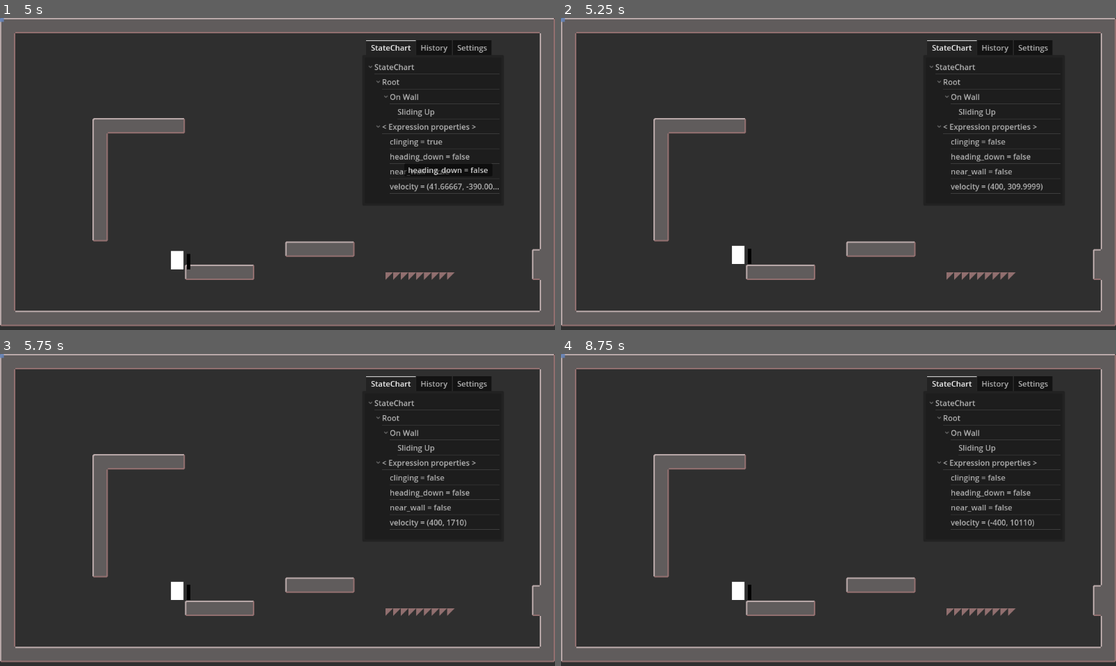
Above: before the commit, frames 1-4 (two rows, left to right).
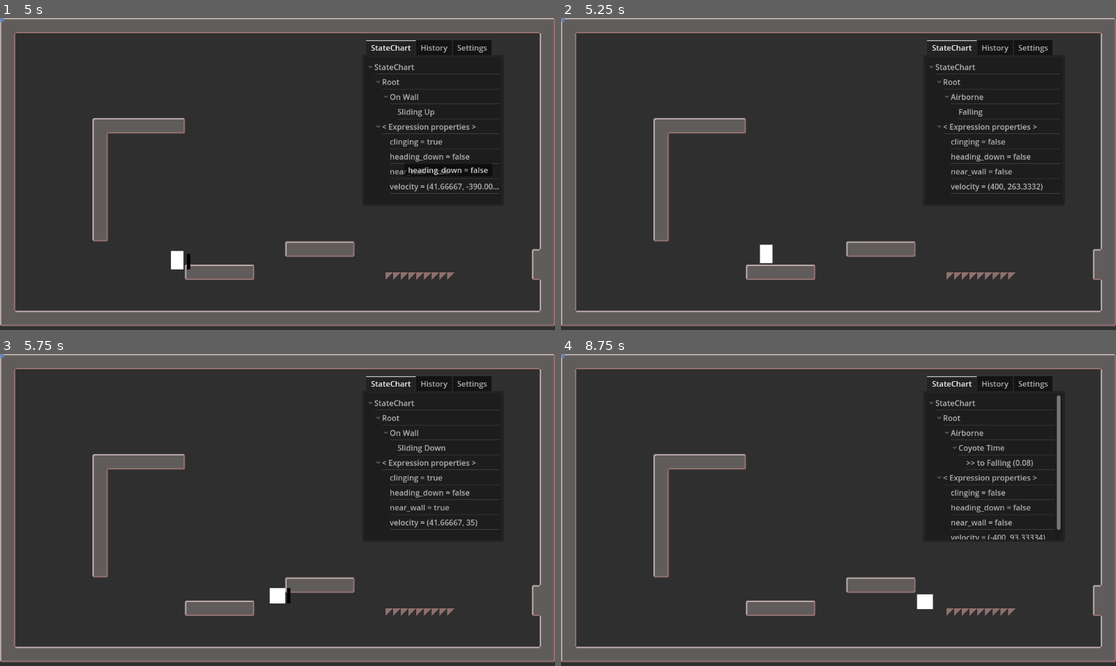
Above: after the commit, the same moments.

Repository: notapixelstudio/plattoformo_due
Game: Godot game, scene res://levels/Level.tscn
Same seed, same stepped clock (60 frames per second), same inputs: the game is played once before the commit and once after it.
Inputs (mouse positions are in pixels of both pictures, inside the frame that each line leads up to):
- Up to frame 1 (5 s): tap Enter at 0.5 s; move the mouse to (249, 236) at 0.52 s; hold Right (p1_right) 0.53-2.03 s; tap Space (p1_jump) at 0.6, 0.77, 1.07, 1.52, 1.55, 1.82, 2.1, 3.02, 3.05, 3.32, 3.6, 3.77, 4.07, 4.52, 4.55, 4.82 s; click (249, 236) at 0.67 s; move the mouse to (444, 220) at 1.27 s; tap Shift at 1.35, 2.85, 4.35 s; move the mouse to (111, 127) at 2.02 s; hold Left (p1_left) 2.03-4.28 s; move the mouse to (305, 174) at 2.77 s; click (305, 174) at 2.92 s; move the mouse to (194, 96) at 3.52 s; move the mouse to (399, 158) at 4.27 s; hold Right (p1_right) from 4.28 s (still down)
- Up to frame 2 (5.25 s): keep holding Right (p1_right); move the mouse to (727, 189) at 5.02 s; tap Space (p1_jump) at 5.1 s; click (727, 189) at 5.17 s
- Up to frame 3 (5.75 s): keep holding Right (p1_right)
- Up to frame 4 (8.75 s): move the mouse to (894, 441) at 5.77 s; tap Shift at 5.85, 7.35 s; tap Space (p1_jump) at 6.02, 6.05, 6.32, 6.6, 6.77, 7.07, 7.52, 7.55, 7.82, 8.1 s; move the mouse to (810, 572) at 6.52 s; move the mouse to (1005, 556) at 7.27 s; click (1005, 556) at 7.42 s; move the mouse to (672, 463) at 8.02 s; release Right (p1_right) at 8.03 s; hold Left (p1_left) from 8.03 s (still down)

Frame 1 is identical in both runs. In frame 2, 0.5% of the frame differs, in the area x 30-87%, y 24-79%; in frame 3, 0.5%; in frame 4, 1.7%, in the area x 30-90%, y 13-82%.
Error before the commit: Assertion failed. (res://actors/Hero.gd:44)

Commit message:
feat(assist): Wall jump done.

Diff:
--- a/actors/Hero.gd
+++ b/actors/Hero.gd
@@ -40,8 +40,8 @@
 	if is_on_floor():
 		$StateChart.send_event('on_floor')
 	elif is_on_wall():
-		#_last_wall_dir = -get_wall_normal().x
-		assert(_last_wall_dir != null)
+		if _last_wall_dir == null: # it is possible to be on_wall without being near_wall in some literal corner cases
+			_last_wall_dir = -get_wall_normal().x
 		$StateChart.set_expression_property('clinging', sign(direction) == _last_wall_dir)
 		$StateChart.send_event('on_wall')
 	else:
@@ -143,10 +143,6 @@
 	elif _last_wall_dir == -1:
 		$DebugSprites.show_state('on_wall_left')
 
-#	if InputBuffer.is_action_buffered('p1_jump', 200):
-#		print('Executing buffered wall jump')
-#		$StateChart.send_event('start_jump')
-
 func _is_near_wall(dir) -> bool:
 	var side_cell = tilemap.local_to_map(global_position+Vector2(dir*15.9,0))
 #	%TileDebug.position = tilemap.map_to_local(side_cell) # DEBUG
--- a/actors/Hero.tscn
+++ b/actors/Hero.tscn
@@ -163,6 +163,10 @@
 script = ExtResource("7_fqiti")
 expression = "heading_down"
 
+[sub_resource type="Resource" id="Resource_8jr3l"]
+script = ExtResource("7_fqiti")
+expression = "not clinging"
+
 [node name="Hero" type="CharacterBody2D"]
 script = ExtResource("1_a7cba")
 
@@ -321,6 +325,12 @@
 script = ExtResource("6_yas5w")
 to = NodePath("../../Airborne")
 event = &"airborne"
+
+[node name="to Airborne (not clinging)" type="Node" parent="StateChart/Root/On Wall"]
+script = ExtResource("6_yas5w")
+to = NodePath("../../Airborne")
+event = &"on_wall"
+guard = SubResource("Resource_8jr3l")
 
 [node name="Sliding Up" type="Node" parent="StateChart/Root/On Wall"]
 script = ExtResource("5_hl3m4")
Not shown: 1 places in actors/Hero.tscn that only renumber resources
